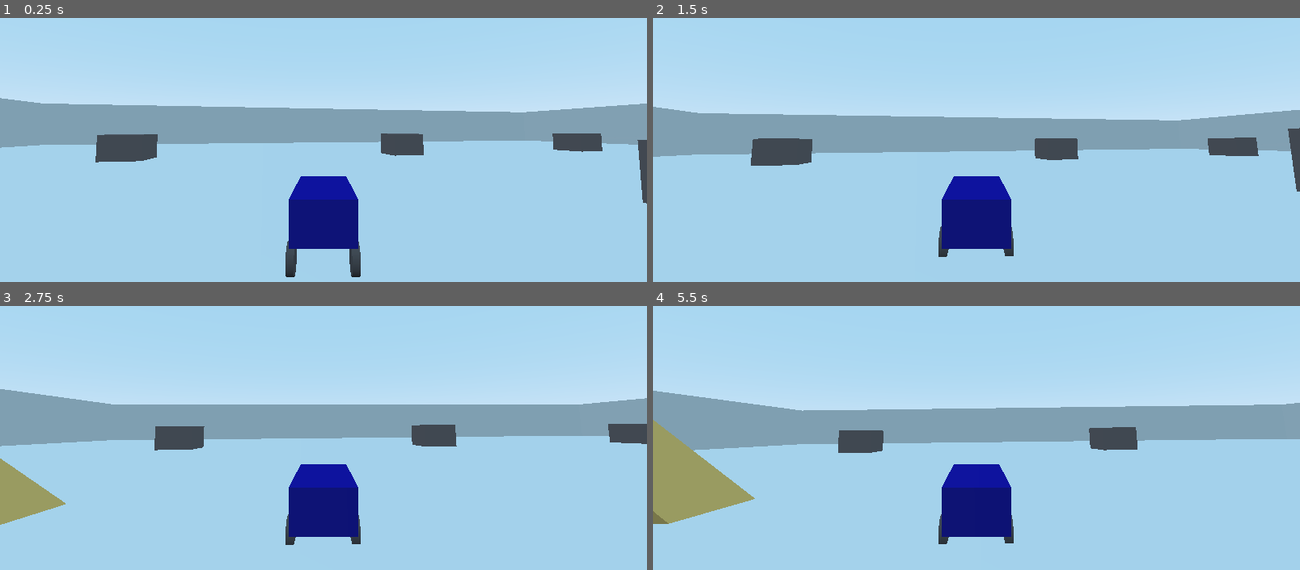
Above: before the commit, frames 1-4 (two rows, left to right).
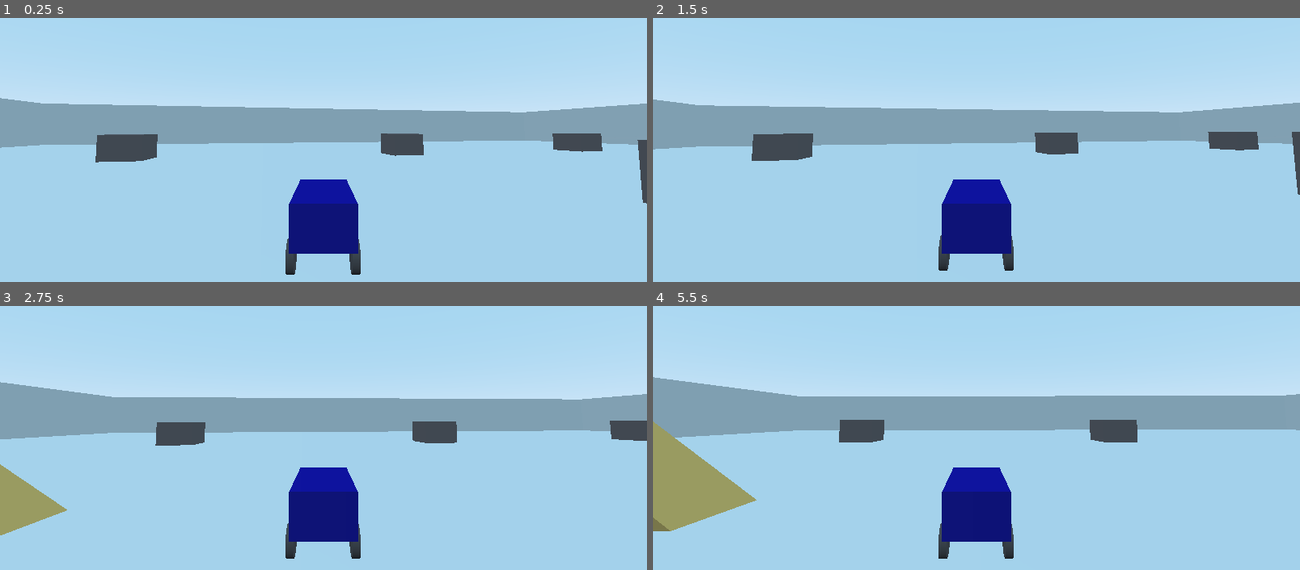
Above: after the commit, the same moments.

Repository: pablokintopp/godot-getaway
Game: Godot game, scene res://World/World.tscn
Two runs of this game, one before a commit and one after it. Both use one fixed random seed, a clock stepped at 60 frames per second and the inputs below. This scene is started directly instead of the project's main scene.
Inputs:
- Up to frame 1 (0.25 s): no input
- Up to frame 2 (1.5 s): hold D (steer_right) 0.53-1.28 s; hold S (back) from 1.28 s (still down)
- Up to frame 3 (2.75 s): release S (back) at 2.03 s; hold D (steer_right) from 2.03 s (still down)
- Up to frame 4 (5.5 s): release D (steer_right) at 2.78 s; hold W (forward) 2.78-3.53 s; hold A (steer_left) 3.53-5.03 s; hold S (back) from 5.03 s (still down)

The runs differ from the first frame. In frame 1, 0.5% of the frame differs, in the area x 44-56%, y 59-99%; in frame 2, 7.0%; in frame 3, 6.1%; in frame 4, 10%, in the area x 0-100%, y 26-96%.

Commit message:
Tweek and ajust wheels

Diff:
--- a/Player/Player.gd
+++ b/Player/Player.gd
@@ -5,6 +5,7 @@
 
 const MAX_ENGINE_FORCE = 175
 const MAX_BRAKE_FORCE = 10
+const MAX_SPEED = 30
 
 var steer_target = 0.0 # where do I want the wheels to go?
 var steer_angle = 0.0 # where are the wheels now
@@ -42,10 +43,11 @@
 	var forward = Input.get_action_strength("forward")
 	var back = Input.get_action_strength("back")
 
-	if back:
-		throttle_val = -back
-	elif forward:
-		throttle_val = forward
+	if linear_velocity.length() < MAX_SPEED:
+		if back:
+			throttle_val = -back
+		elif forward:
+			throttle_val = forward
 	return throttle_val * MAX_ENGINE_FORCE
 
 func apply_brackes():
--- a/Player/Player.tscn
+++ b/Player/Player.tscn
@@ -26,20 +26,26 @@
 script = ExtResource( 1 )
 
 [node name="MeshInstance" type="MeshInstance" parent="."]
-transform = Transform( 1, 0, 0, 0, 1, 0, 0, 0, 1, 0, 1.314, 0 )
+transform = Transform( 1, 0, 0, 0, 1, 0, 0, 0, 1, 0, 1.18267, 0 )
 mesh = SubResource( 1 )
 material/0 = null
 
 [node name="CollisionShape" type="CollisionShape" parent="."]
-transform = Transform( 1, 0, 0, 0, 1, 0, 0, 0, 1, 0, 1.314, 0 )
+transform = Transform( 1, 0, 0, 0, 1, 0, 0, 0, 1, 0, 1.18267, 0 )
 shape = SubResource( 2 )
 
 [node name="WheelFrontLeft" type="VehicleWheel" parent="."]
 editor/display_folded = true
-transform = Transform( 1, 0, 0, 0, 1, 0, 0, 0, 1, 1.00744, 0.307109, 1.46304 )
+transform = Transform( 1, 0, 0, 0, 1, 0, 0, 0, 1, 1.00744, 0.485587, 1.46304 )
 use_as_traction = true
 use_as_steering = true
-wheel_rest_length = 0.3
+wheel_rest_length = 0.4
+wheel_friction_slip = 10.0
+suspension_travel = 0.4
+suspension_stiffness = 25.0
+suspension_max_force = 750.0
+damping_compression = 1.0
+damping_relaxation = 4.0
 
 [node name="MeshInstance" type="MeshInstance" parent="WheelFrontLeft"]
 transform = Transform( -4.37114e-008, -1, 0, 1, -4.37114e-008, 0, 0, 0, 1, 0, 0, 0 )
@@ -48,8 +54,14 @@
 
 [node name="WheelRearLeft" type="VehicleWheel" parent="."]
 editor/display_folded = true
-transform = Transform( 1, 0, 0, 0, 1, 0, 0, 0, 1, 1.00744, 0.307109, -1.22209 )
-wheel_rest_length = 0.3
+transform = Transform( 1, 0, 0, 0, 1, 0, 0, 0, 1, 1.00744, 0.485587, -1.22209 )
+wheel_rest_length = 0.4
+wheel_friction_slip = 5.0
+suspension_travel = 0.4
+suspension_stiffness = 25.0
+suspension_max_force = 750.0
+damping_compression = 1.0
+damping_relaxation = 4.0
 
 [node name="MeshInstance" type="MeshInstance" parent="WheelRearLeft"]
 transform = Transform( -4.37114e-008, -1, 0, 1, -4.37114e-008, 0, 0, 0, 1, 0, 0, 0 )
@@ -58,8 +70,14 @@
 
 [node name="WheelRearRight" type="VehicleWheel" parent="."]
 editor/display_folded = true
-transform = Transform( 1, 0, 0, 0, 1, 0, 0, 0, 1, -0.981961, 0.307109, -1.22209 )
-wheel_rest_length = 0.3
+transform = Transform( 1, 0, 0, 0, 1, 0, 0, 0, 1, -0.981961, 0.485587, -1.22209 )
+wheel_rest_length = 0.4
+wheel_friction_slip = 5.0
+suspension_travel = 0.4
+suspension_stiffness = 25.0
+suspension_max_force = 750.0
+damping_compression = 1.0
+damping_relaxation = 4.0
 
 [node name="MeshInstance" type="MeshInstance" parent="WheelRearRight"]
 transform = Transform( -4.37114e-008, -1, 0, 1, -4.37114e-008, 0, 0, 0, 1, 0, 0, 0 )
@@ -68,10 +86,16 @@
 
 [node name="WheelFrontRight" type="VehicleWheel" parent="."]
 editor/display_folded = true
-transform = Transform( 1, 0, 0, 0, 1, 0, 0, 0, 1, -0.972979, 0.307109, 1.46304 )
+transform = Transform( 1, 0, 0, 0, 1, 0, 0, 0, 1, -0.972979, 0.485587, 1.46304 )
 use_as_traction = true
 use_as_steering = true
-wheel_rest_length = 0.3
+wheel_rest_length = 0.4
+wheel_friction_slip = 10.0
+suspension_travel = 0.4
+suspension_stiffness = 25.0
+suspension_max_force = 750.0
+damping_compression = 1.0
+damping_relaxation = 4.0
 
 [node name="MeshInstance" type="MeshInstance" parent="WheelFrontRight"]
 transform = Transform( -4.37114e-008, -1, 0, 1, -4.37114e-008, 0, 0, 0, 1, 0, 0, 0 )
